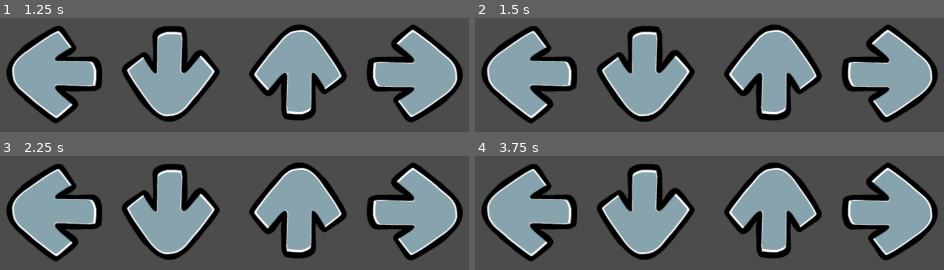
Above: before the commit, frames 1-4 (two rows, left to right).
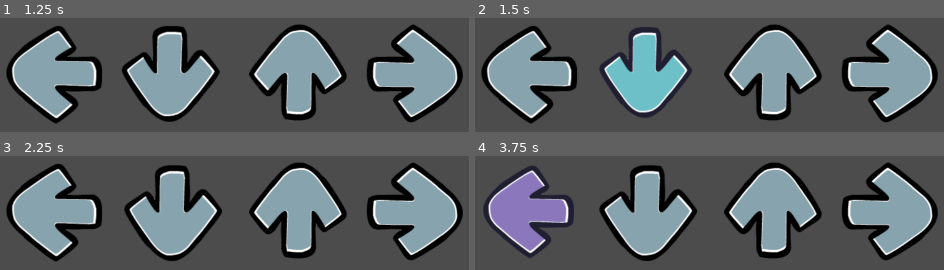
Above: after the commit, the same moments.

Repository: NimBlemations/Nimble-Rhythm-Engine
Game: Godot game, scene res://Assets/Images/Arrows/FunkinArrows.tscn
Same seed, same stepped clock (60 frames per second), same inputs: the game is played once before the commit and once after it. This scene is started directly instead of the project's main scene.
Inputs:
- Up to frame 1 (1.25 s): tap Enter at 0.5 s; hold Right from 0.53 s (still down)
- Up to frame 2 (1.5 s): tap Space at 1.25 s; release Right at 1.28 s; hold Down (ui_down) from 1.28 s (still down)
- Up to frame 3 (2.25 s): tap Enter at 2 s; release Down (ui_down) at 2.03 s; hold Right from 2.03 s (still down)
- Up to frame 4 (3.75 s): tap Space at 2.75 s; release Right at 2.78 s; hold Up 2.78-3.53 s; tap Enter at 3.5 s; hold Left (ui_left) from 3.53 s (still down)

Frame 1 is identical in both runs. In frame 2, 10% of the frame differs, in the area x 26-47%, y 7-92%; in frame 3, 3.7%; in frame 4, 14%, in the area x 1-48%, y 7-93%.

Commit message:
Recode and arrow fix
I lost sparrowv2.gd and had to recode, which I guess was a good thing.

Diff:
--- a/FridayNightFunkinGodot/Assets/Images/Arrows/FunkinArrows.gd
+++ b/FridayNightFunkinGodot/Assets/Images/Arrows/FunkinArrows.gd
@@ -8,34 +8,70 @@
 onready var arrowUp : Sprite = get_node("ArrowUp")
 onready var arrowRight : Sprite = get_node("ArrowRight")
 onready var jsonFile = File.new()
-onready var configControlsPath = String("user://NimbleRhythmEngine/Config/controls.cfg")
+onready var configControlsPath = String("user://Godot/NimbleRhythmEngine/Config/controls.cfg")
 onready var config = ConfigFile.new()
 
+var currentAnim : String
+
+var controlLeft : int
+var controlDown : int
+var controlUp : int
+var controlRight : int
+var controls
+
+func wait_anim_amount(arrow : Sprite):
+	yield(get_tree().create_timer(arrow.xmlShiftFrame), "timeout")
+
+func switch_anim(arrow : Sprite, anim : String, time : int):
+	if arrow.xmlShift == true:
+		arrow.xmlShift = false
+		yield(get_tree().create_timer(arrow.xmlShiftFrame), "timeout")
+		arrow.xmlAnim(anim, time)
+	else:
+		arrow.xmlAnim(anim, time)
+
 func _ready():
-	var controlLeft : int
-	var controlDown : int
-	var controlUp : int
-	var controlRight : int
-	var controls : int
 	#To use configged controls
 	if whichSide == "Right":
 		controls = config.load(configControlsPath)
 		if controls == OK:
-			controlLeft = config.get_value("otherKeys","controlLeft",65)
-			controlDown = config.get_value("otherKeys","controlDown",83)
-			controlUp = config.get_value("otherKeys","controlUp",87)
-			controlRight = config.get_value("otherKeys","controlRight",68)
+			controlLeft = config.get_value("otherKeys","controlLeft",KEY_LEFT)
+			controlDown = config.get_value("otherKeys","controlDown",KEY_DOWN)
+			controlUp = config.get_value("otherKeys","controlUp",KEY_UP)
+			controlRight = config.get_value("otherKeys","controlRight",KEY_RIGHT)
+			print("Loaded controls!")
 		else:
 			var file = File.new()
 			if file.file_exists(configControlsPath) == false:
-				config.set_value("otherKeys","controlLeft",65)
-				config.set_value("otherKeys","controlDown",83)
-				config.set_value("otherKeys","controlUp",87)
-				config.set_value("otherKeys","controlRight",68)
+				config.set_value("otherKeys","controlLeft",KEY_LEFT)
+				config.set_value("otherKeys","controlDown",KEY_DOWN)
+				config.set_value("otherKeys","controlUp",KEY_UP)
+				config.set_value("otherKeys","controlRight",KEY_RIGHT)
+				controlLeft = KEY_LEFT
+				controlDown = KEY_DOWN
+				controlUp = KEY_UP
+				controlRight = KEY_RIGHT
 				config.save(configControlsPath)
+				print("Saved controls!")
 
 	var jsonDictionary : Dictionary
 	jsonFile.open(songJsonPath, File.READ)
 
 	jsonDictionary = JSON.parse(jsonFile.get_as_text()).result
 	var notes : Array = jsonDictionary.get("song").get("notes")
+
+func _input(event):
+	if whichSide == "Right":
+		if event is InputEventKey:
+			#Left arrow
+			if Input.is_action_just_pressed("ui_left"):
+				switch_anim(arrowLeft, "left press0", 24)
+			else:
+				if Input.is_action_just_released("ui_left"):
+					switch_anim(arrowLeft, "arrowLEFT0", 24)
+			#Down arrow
+			if Input.is_action_just_pressed("ui_down"):
+				switch_anim(arrowDown, "down press0", 24)
+			else:
+				if Input.is_action_just_released("ui_down"):
+					switch_anim(arrowDown, "arrowDOWN0", 24)
--- a/FridayNightFunkinGodot/Assets/Images/Arrows/FunkinArrows.tscn
+++ b/FridayNightFunkinGodot/Assets/Images/Arrows/FunkinArrows.tscn
@@ -7,6 +7,7 @@
 
 [node name="ArrowSet" type="Node2D"]
 script = ExtResource( 4 )
+whichSide = "Right"
 songJsonPath = "res://Assets/Songs/Fresh/fresh.json"
 
 [node name="ArrowLeft" parent="." instance=ExtResource( 1 )]
@@ -14,29 +15,21 @@
 texture = ExtResource( 2 )
 normal_map = ExtResource( 3 )
 region_rect = Rect2( 672, 416, 154, 157 )
-spriteXml = "res://Assets/Images/Arrows/Spritesheet/NOTE_assets.xml"
-spriteXmlThumbnail = "arrowLEFT"
 
 [node name="ArrowDown" parent="." instance=ExtResource( 1 )]
 position = Vector2( 225.46, 29.6051 )
 texture = ExtResource( 2 )
 normal_map = ExtResource( 3 )
 region_rect = Rect2( 10, 255, 157, 154 )
-spriteXml = "res://Assets/Images/Arrows/Spritesheet/NOTE_assets.xml"
-spriteXmlThumbnail = "arrowDOWN"
 
 [node name="ArrowUp" parent="." instance=ExtResource( 1 )]
 position = Vector2( 428.585, 27.8233 )
 texture = ExtResource( 2 )
 normal_map = ExtResource( 3 )
 region_rect = Rect2( 177, 255, 157, 154 )
-spriteXml = "res://Assets/Images/Arrows/Spritesheet/NOTE_assets.xml"
-spriteXmlThumbnail = "arrowUP"
 
 [node name="ArrowRight" parent="." instance=ExtResource( 1 )]
 position = Vector2( 617.455, 27.8233 )
 texture = ExtResource( 2 )
 normal_map = ExtResource( 3 )
 region_rect = Rect2( 10, 419, 154, 157 )
-spriteXml = "res://Assets/Images/Arrows/Spritesheet/NOTE_assets.xml"
-spriteXmlThumbnail = "arrowRIGHT"
--- a/FridayNightFunkinGodot/Assets/Images/XML/XML.tscn
+++ b/FridayNightFunkinGodot/Assets/Images/XML/XML.tscn
@@ -6,4 +6,3 @@
 centered = false
 region_enabled = true
 script = ExtResource( 2 )
-spriteXml = "res://Assets/Images/XML/Spritesheet/"
--- a/FridayNightFunkinGodot/Assets/Images/XML/sparrowv2.gd
+++ b/FridayNightFunkinGodot/Assets/Images/XML/sparrowv2.gd
@@ -2,87 +2,67 @@
 
 extends Sprite
 
-var xml = XMLParser.new()
-var txtOffset = File.new()
+onready var textureResourcePath = texture.resource_path
 
-export var spriteXml : String = String("res://Assets/Images/XML/Spritesheet")
-export var spriteXmlOffset : String = String("res://Assets/Images/XML/Spritesheet")
-export var spriteXmlThumbnail : String
+var xmlSprite : String
 
-func xmlRegion():
+var xmlShiftAnim : String
+var xmlShiftFrame = Engine.get_frames_per_second()
+var xmlShift = false
 
-	self.region_rect = Rect2(xml.get_attribute_value(1), xml.get_attribute_value(2), xml.get_attribute_value(3), xml.get_attribute_value(4))
-	if xml.get_attribute_count() >= 7:
-		if self.flip_h == false:
-			self.offset = -Vector2(xml.get_attribute_value(5), xml.get_attribute_value(6))
-		else:
-			self.offset = -Vector2(-float(xml.get_attribute_value(5)), xml.get_attribute_value(6))
-	xml.read()
+var xmlRegions : Array = Array()
 
-func xmlRegionExec(node : String):
-	if ".xml" in spriteXml and not node == null:
-		var finished : bool = bool(false)
-		while not finished == true:
-			if not xml.get_node_name() == "SubTexture":
-				print(xml.get_node_name())
-				xml.read()
-			else:
-				if node in xml.get_attribute_value(0):
-					xmlRegion()
-					finished = true
-					print("Finished region")
+func xmlScan():
+	var xmlScanner = XMLParser.new()
+	if ".xml" in xmlSprite:
+		xmlScanner.open(xmlSprite)
+		var sword : int
+		while sword <= 1:
+			if xmlScanner.get_node_name() == "TextureAtlas":
+				sword += 1
+			if xmlScanner.get_node_name() == "SubTexture":
+				if xmlScanner.get_attribute_count() < 7:
+					xmlRegions.insert(xmlRegions.size(), [xmlScanner.get_attribute_value(0), xmlScanner.get_attribute_value(1), xmlScanner.get_attribute_value(2), xmlScanner.get_attribute_value(3), xmlScanner.get_attribute_value(4)])
 				else:
-					xml.read()
-		print("Finished code")
+					xmlRegions.insert(xmlRegions.size(), [xmlScanner.get_attribute_value(0), xmlScanner.get_attribute_value(1), xmlScanner.get_attribute_value(2), xmlScanner.get_attribute_value(3), xmlScanner.get_attribute_value(4), xmlScanner.get_attribute_value(5), xmlScanner.get_attribute_value(6)])
+			xmlScanner.read()
+
+func xmlAnim(node : String, time : float):
+	xmlShiftFrame = Engine.get_frames_per_second() / (time * Engine.get_frames_per_second())
+	if not ".xml" in xmlSprite:
+		print(xmlSprite)
+		print("You don't have the xml dumbass")
+		return
+	print(xmlRegions.size())
+	if xmlRegions.size() == 0:
+		xmlSprite = textureResourcePath.replace(".png", ".xml")
+		xmlScan()
+		print("Scanny")
+	print(xmlRegions.size(), ", hopefully not 0.")
+	var ready = false
+	var frameint = null
+	for i in xmlRegions.size() - 1:
+		if node in xmlRegions[i][0]:
+			if ready != true:
+				ready = true
+			if frameint == null:
+				frameint = i
+	if ready == true:
+		xmlShift = true
+		while node in xmlRegions[frameint][0] and xmlShift == true:
+			if xmlShift == false:
+				return
+			self.region_rect = Rect2(Vector2(xmlRegions[frameint][1], xmlRegions[frameint][2]), Vector2(xmlRegions[frameint][3], xmlRegions[frameint][4]))
+			if xmlRegions[frameint].size() >= 6:
+				self.offset.x = -(int(xmlRegions[frameint][5]) if flip_h != true else int(xmlRegions[frameint][5]) * -1)
+				self.offset.y = -(int(xmlRegions[frameint][6]) if flip_v != true else int(xmlRegions[frameint][6]) * -1)
+			xmlShiftAnim = xmlRegions[frameint][0]
+			frameint += 1
+			yield(get_tree().create_timer(Engine.get_frames_per_second() / (time * Engine.get_frames_per_second())), "timeout")
+		print("Finished .xml anim")
 	else:
-		printerr("You forgot to input an XML or Region Image.")
-
-func xmlRegionAnim(node : String, time : float):
-	if ".xml" in spriteXml and not node == null:
-		xml.open(spriteXml)
-		var finished : bool = bool(false)
-		while not finished == true:
-			if not xml.get_node_name() == "SubTexture":
-				print(xml.get_node_name())
-				xml.read()
-			else:
-				if node in xml.get_attribute_value(0):
-					xmlRegion()
-					print(Engine.get_frames_per_second() / (time * Engine.get_frames_per_second()))
-					while node in xml.get_attribute_value(0):
-						yield(get_tree().create_timer(Engine.get_frames_per_second() / (time * Engine.get_frames_per_second())), "timeout")
-						xmlRegion()
-						print("Tick", xml.get_current_line())
-					finished = true
-					print("Finished animation")
-				else:
-					xml.read()
-		print("Finished code")
-	else:
-		printerr("You forgot to input an XML or Region Image.")
-
-
-func xmlThumbnailImage():
-	if ".xml" in spriteXml and not spriteXmlThumbnail == null:
-		var finished : bool = bool(false)
-		while not finished == true:
-			if not xml.get_node_name() == "SubTexture":
-				print(xml.get_node_name())
-				xml.read()
-			else:
-				if spriteXmlThumbnail in xml.get_attribute_value(0):
-					xmlRegion()
-					finished = true
-					print("Finished region")
-				else:
-					xml.read()
-		print("Finished code")
-	else:
-		printerr("You forgot to input an XML or Region Image.")
+		printerr("Not ready, fuckass")
 
 func _ready():
-	print(xml)
-	xml.open(spriteXml)
-	if ".txt" in spriteXmlOffset:
-		txtOffset.open(spriteXmlOffset)
-	xmlThumbnailImage()
+	xmlSprite = textureResourcePath.replace(".png", ".xml")
+	xmlScan()
--- a/FridayNightFunkinGodot/The2DTest.gd
+++ b/FridayNightFunkinGodot/The2DTest.gd
@@ -3,4 +3,4 @@
 onready var xmlThing : Sprite = get_node("XML")
 
 func _ready():
-	xmlThing.xmlRegionAnim("BF idle dance0", 24)
+	xmlThing.xmlAnim("BF idle dance0", 24)
--- a/FridayNightFunkinGodot/The2DTest.tscn
+++ b/FridayNightFunkinGodot/The2DTest.tscn
@@ -1,17 +1,14 @@
 [gd_scene load_steps=5 format=2]
 
 [ext_resource path="res://Assets/Images/XML/XML.tscn" type="PackedScene" id=1]
-[ext_resource path="res://The2DTest.gd" type="Script" id=2]
+[ext_resource path="res://Assets/Images/XML/Spritesheet/BOYFRIEND/BOYFRIENDNORM.png" type="Texture" id=2]
 [ext_resource path="res://Assets/Images/XML/Spritesheet/BOYFRIEND/BOYFRIEND.png" type="Texture" id=3]
-[ext_resource path="res://Assets/Images/XML/Spritesheet/BOYFRIEND/BOYFRIENDNORM.png" type="Texture" id=4]
+[ext_resource path="res://The2DTest.gd" type="Script" id=4]
 
 [node name="Node2D" type="Node2D"]
-script = ExtResource( 2 )
+script = ExtResource( 4 )
 
 [node name="XML" parent="." instance=ExtResource( 1 )]
-position = Vector2( 660.95, 158.088 )
+position = Vector2( 221.623, 175.312 )
 texture = ExtResource( 3 )
-normal_map = ExtResource( 4 )
-region_rect = Rect2( 5388, 509, 395, 416 )
-spriteXml = "res://Assets/Images/XML/Spritesheet/BOYFRIEND/BOYFRIEND.xml"
-spriteXmlThumbnail = "BF HEY"
+normal_map = ExtResource( 2 )
--- a/FridayNightFunkinGodot/project.godot
+++ b/FridayNightFunkinGodot/project.godot
@@ -14,6 +14,10 @@
 run/main_scene="res://The3DTest.tscn"
 config/icon="res://icon.png"
 
+[debug]
+
+settings/fps/force_fps=120
+
 [display]
 
 window/size/width=1280
